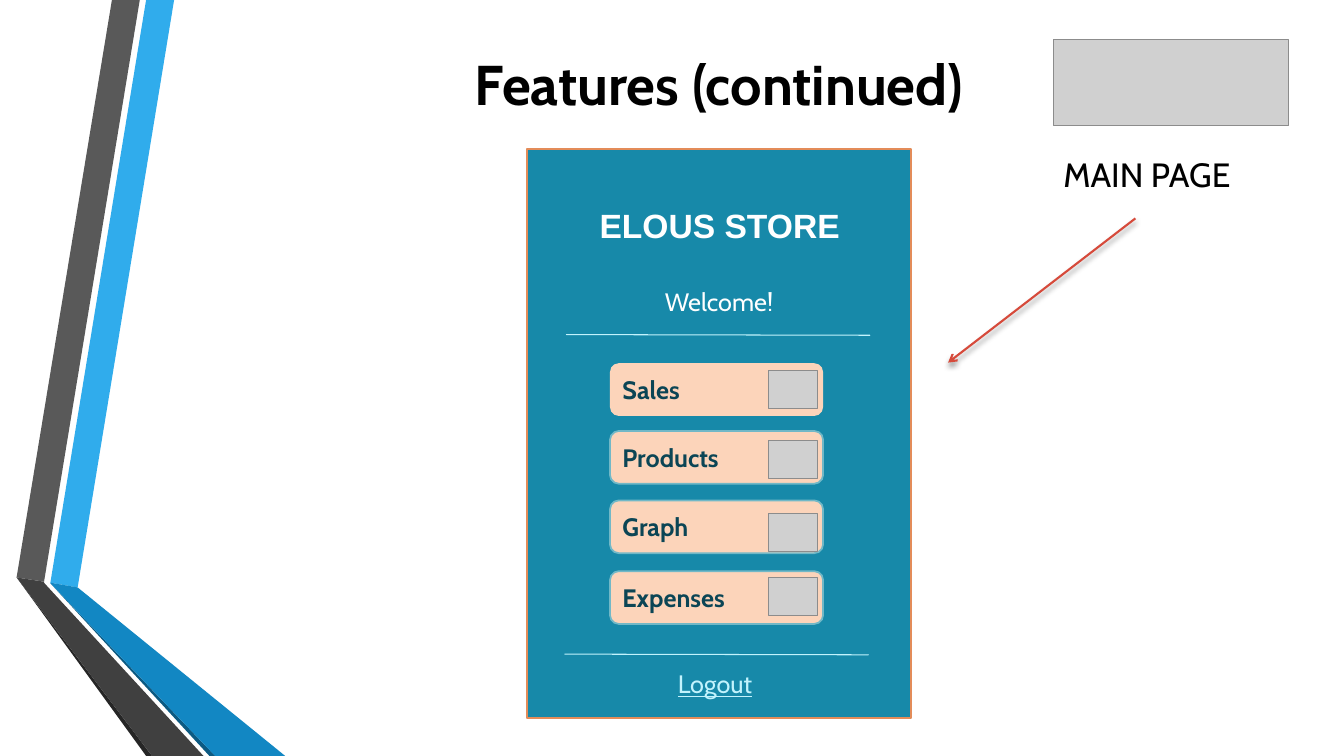
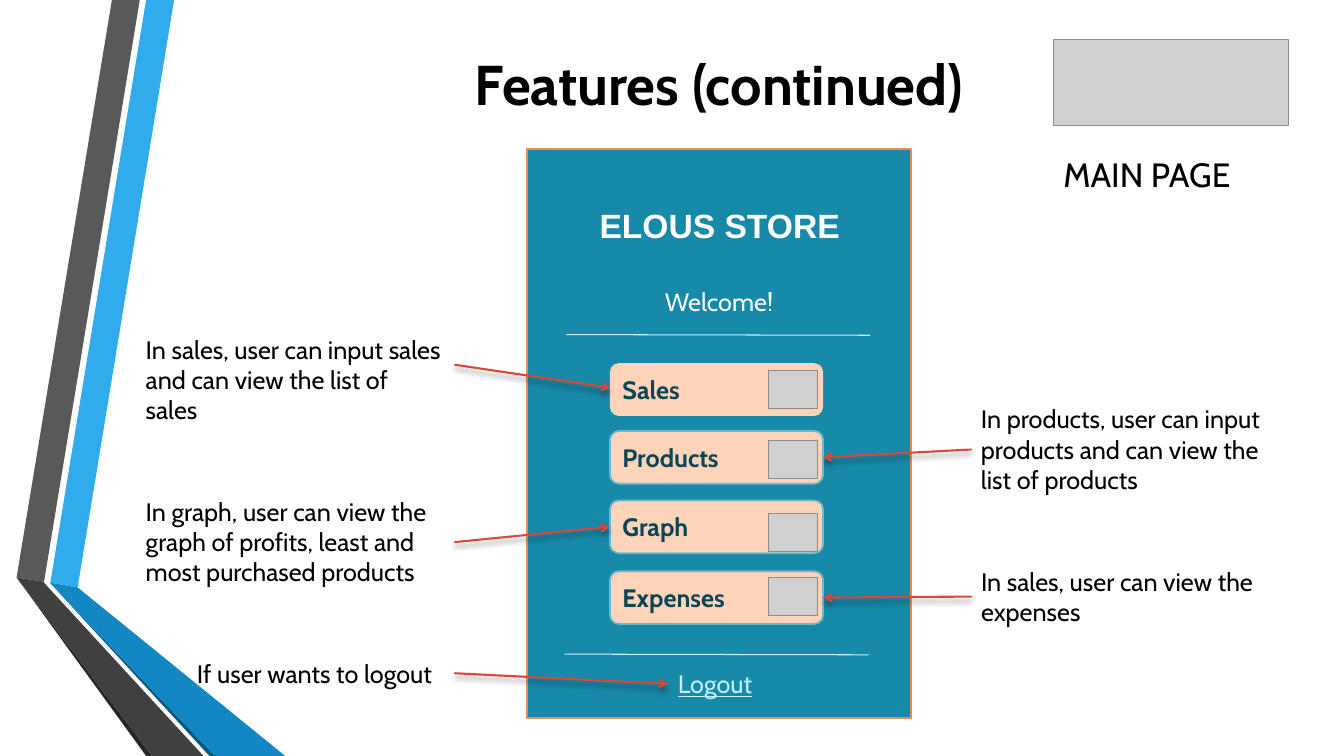
Before and after one commit to jgtadeo/Project--MOBAPPL, a slide deck: slide 7 of Mobile Application.pptx. Drawn at 1344x756 pixels with LibreOffice and Linux fonts; fonts in the diff are those of the drawing; grey boxes stand for pictures; background and template pictures are left out. Boxes give left, top, right and bottom in pixels: in the first picture for what was removed or moved away, otherwise in the second. Text is boxed around its words. In the diff, an @@ line names an element or a change of style, - is before the commit and + after.

```diff
--- a/Mobile Application.pptx
+++ b/Mobile Application.pptx
@@ arrow removed from (1135, 219) to (949, 363) @@
@@ text added at [146,340,441,390], 18 pt, text #000000 @@
+In sales, user can input sales and can view the list of sales
@@ arrow added from (455, 365) to (610, 388), #D64A3B 1.5 pt @@
@@ text added at [981,409,1260,495], 18 pt, text #000000 @@
+In products, user can input products and can view the list of products
@@ arrow added from (971, 450) to (824, 458), #D64A3B 1.5 pt @@
@@ text added at [146,502,426,587], 18 pt, text #000000 @@
+In graph, user can view the graph of profits, least and most purchased products
@@ arrow added from (455, 542) to (610, 527), #D64A3B 1.5 pt @@
@@ arrow added from (971, 597) to (824, 598), #D64A3B 1.5 pt @@
@@ text added at [981,572,1253,627], 18 pt, text #000000 @@
+In sales, user can view the expenses
@@ text added at [197,664,432,689], 18 pt, text #000000 @@
+If user wants to logout
@@ arrow added from (455, 674) to (668, 684), #D64A3B 1.5 pt @@
```
Also in this commit, not shown: 2 other slides changed, 3 slides added.
